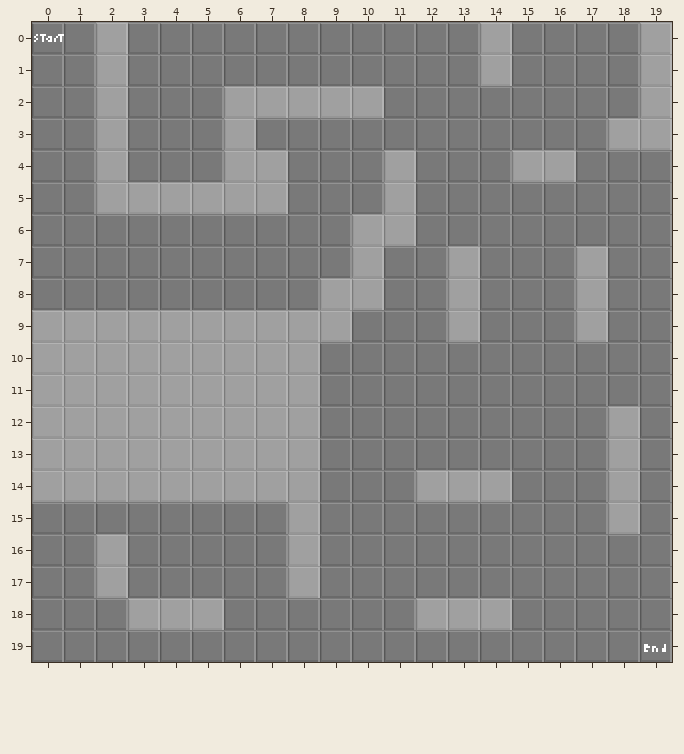
Two states of a Tiled map (JSON), Assets/tiled/template.json. Above is the file before it was changed.
Cells are 16x16 px. Shown: x 0..19, y 0..19.
After:
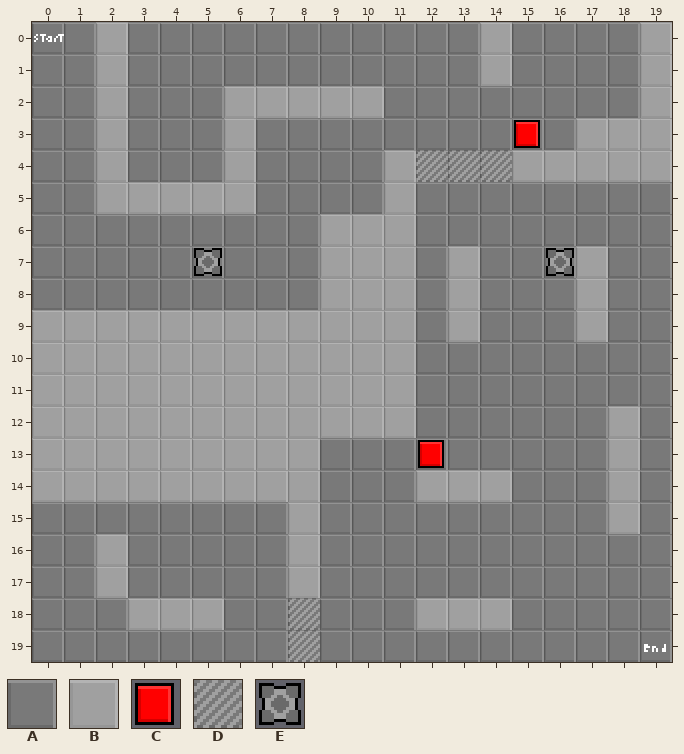
Key: from "tilemap": A 0, B 1, C 4, D 5, E 6.
_ is an empty cell.
Objects are placed by their top-left corner, in cells (3,4 is the top-left corner of cell 3,4); size is 1x1 cell unless given.
Log entry: New template with buttons and crates.
Diff:
Layer "Tile Layer 1":
Tile B gives way to tile A in rows 4 to 5 at x 7.
Tile A gives way to tile B in row 3 at x 17; in row 4 at x 17 to 19; in row 6 at x 9; in row 7 at x 9 and 11; in row 8 at x 11; in row 9 at x 10 to 11.
Tile A gives way to tile B in rows 10 to 12 at x 9 to 11.
Layer "objects" (added):
A new object: C "button 1" at 15,3.
A new object: D "wall 1" at 14,4.
A new object: D "wall 1" at 13,4.
A new object: D "wall 1" at 12,4.
A new object: E "cube" at 5,7.
A new object: E "cube" at 16,7.
A new object: C "button 2" at 12,13.
A new object: D "wall 2" at 8,18.
A new object: D "wall 2" at 8,19.
Boxes around the changes in both pictures, in picture pixels (x1, y1, x2, y2):
added: (416, 120, 540, 182)
changed: (576, 118, 672, 182)
changed: (256, 150, 288, 214)
changed: (320, 214, 444, 468)
added: (194, 248, 222, 276)
added: (546, 248, 574, 276)
added: (288, 598, 320, 662)
